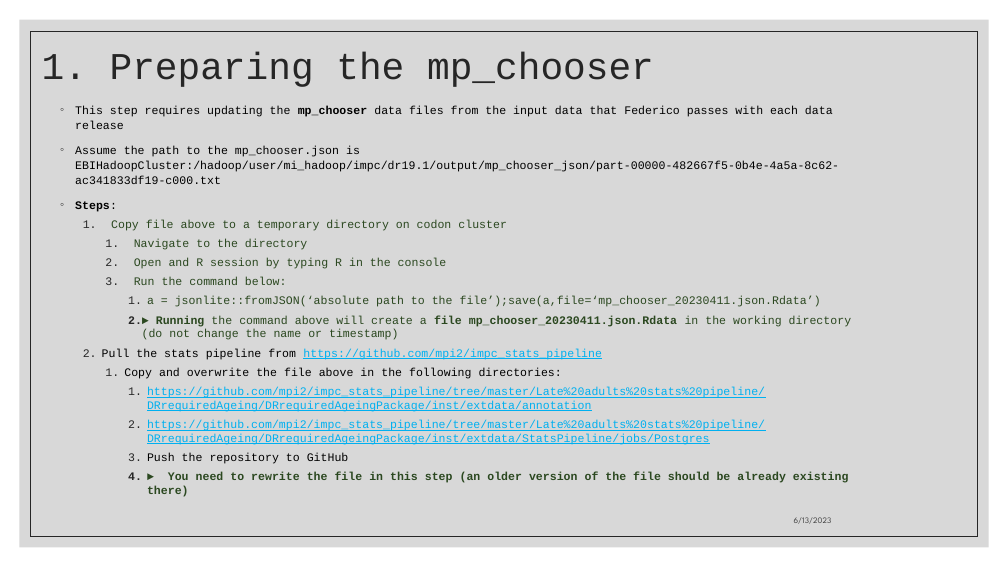
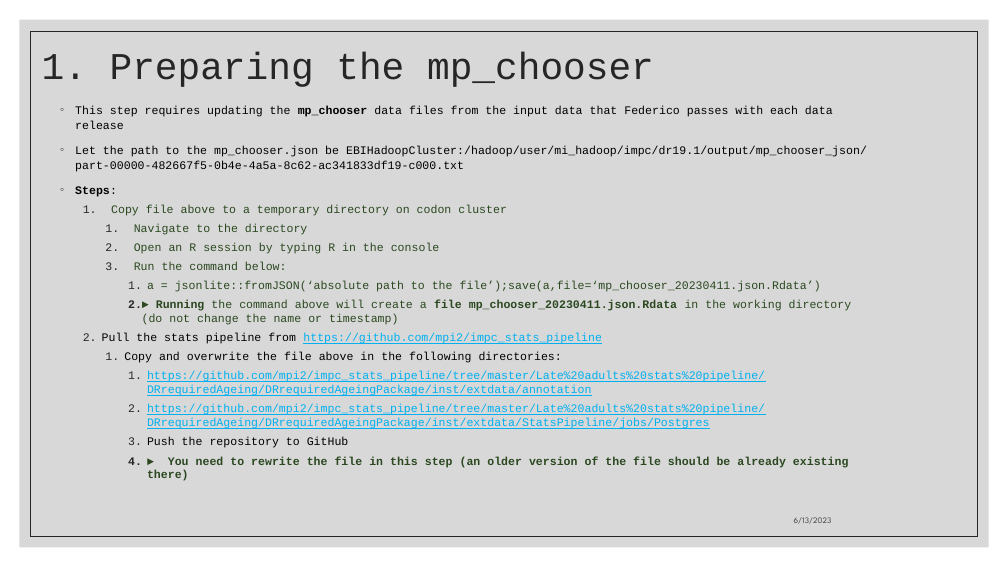
Before and after one commit to mpi2/impc_stats_pipeline, a slide deck: slide 4 of Slides/How to execute the IMPC statistical pipeline.pptx. Drawn at 1008x567 pixels with LibreOffice and Linux fonts; fonts in the diff are those of the drawing. Boxes give left, top, right and bottom in pixels: in the first picture for what was removed or moved away, otherwise in the second. Text is boxed around its words. In the diff, an @@ line names an element or a change of style, - is before the commit and + after.

```diff
--- a/Slides/How to execute the IMPC statistical pipeline.pptx
+++ b/Slides/How to execute the IMPC statistical pipeline.pptx
@@ text at [75,146,867,172]: text changed @@
-◦ Assume the path to the mp_chooser.json is EBIHadoopCluster:/hadoop/user/mi_hadoop/impc/dr19.1/output/mp_chooser_json/part-00000-482667f5-0b4e-4a5a-8c62-ac341833df19-c000.txt
+◦ Let the path to the mp_chooser.json be EBIHadoopCluster:/hadoop/user/mi_hadoop/impc/dr19.1/output/mp_chooser_json/part-00000-482667f5-0b4e-4a5a-8c62-ac341833df19-c000.txt
@@ text at [134,243,440,254]: text changed @@
-    2. Open and R session by typing R in the console
+    2. Open an R session by typing R in the console
```
Also in this commit, not shown: 7 other slides changed, 2 slides added.
